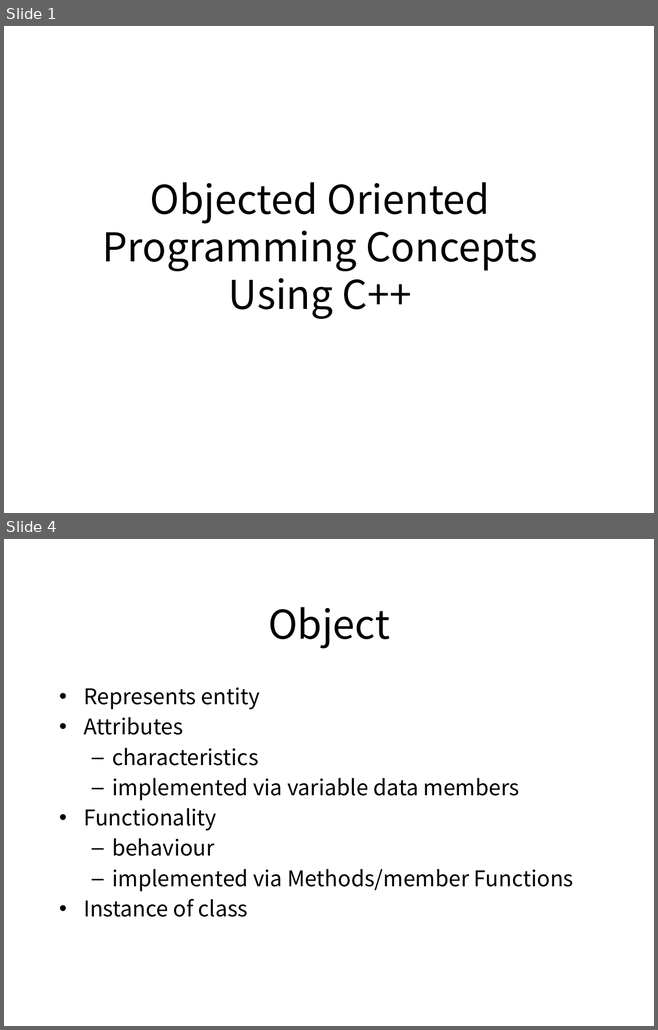
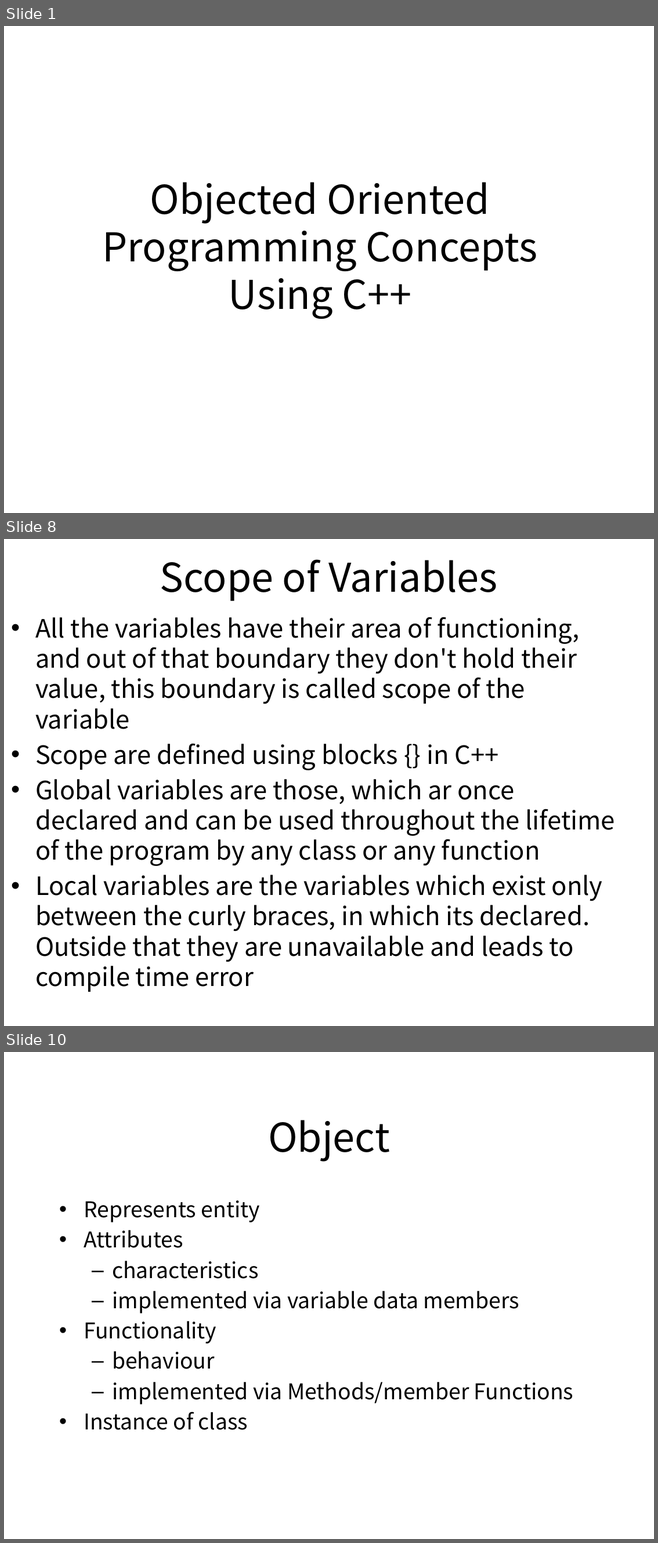
Before and after one commit to pankajfri/Training-Materials, a slide deck: Objected Oriented Programming Concepts Using C++ & Data Structures/OOPs with C++.pptx. Shown one above the other, each under a label of ours: slides 1 and 4 before the commit, slides 1, 8 and 10 after it; the slides between them are not shown. The pictures are 658x1030 and 658x1543 pixels, drawn with LibreOffice and Linux fonts; fonts in the diff are those of the drawing; background and template pictures are left out. Boxes give left, top, right and bottom in pixels: in the first picture for what was removed or moved away, otherwise in the second. Text is boxed around its words. In the diff, an @@ line names an element or a change of style, - is before the commit and + after.

```diff
--- a/Objected Oriented Programming Concepts Using C++ & Data Structures/OOPs with C++.pptx
+++ b/Objected Oriented Programming Concepts Using C++ & Data Structures/OOPs with C++.pptx
@@ slide 8 added at (4,539,654,1026), background #FFFFFF @@
@@ title added at (160,559,498,601), 44 pt, text #000000 @@
+Scope of Variables
@@ text added at (35,617,615,992), 28 pt, text #000000 @@
+• All the variables have their area of functioning, and out of that boundary they don't hold their value, this boundary is called scope of the variable
+• Scope are defined using blocks {} in C++
+• Global variables are those, which ar once declared and can be used throughout the lifetime of the program by any class or any function
+• Local variables are the variables which exist only between the curly braces, in which its declared. Outside that they are unavailable and leads to compile time error
@@ what was slide 4 is now slide 10 @@
```
Also in this commit, not shown: 2 slides changed, 5 other slides added, 6 other files.
